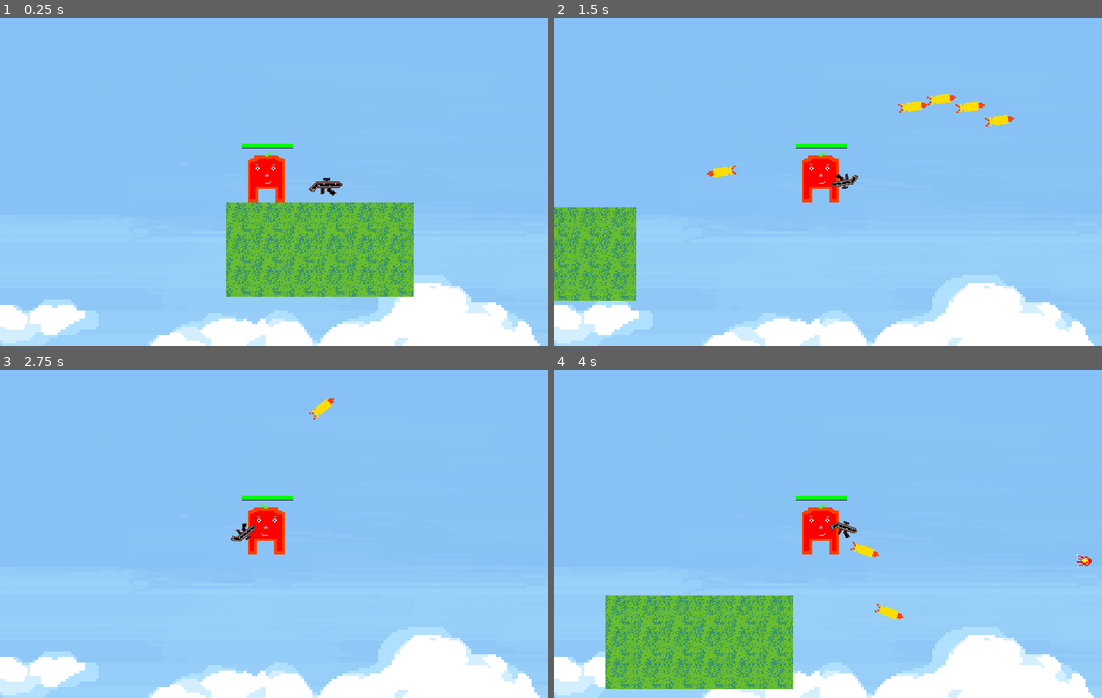
Above: before the commit, frames 1-4 (two rows, left to right).
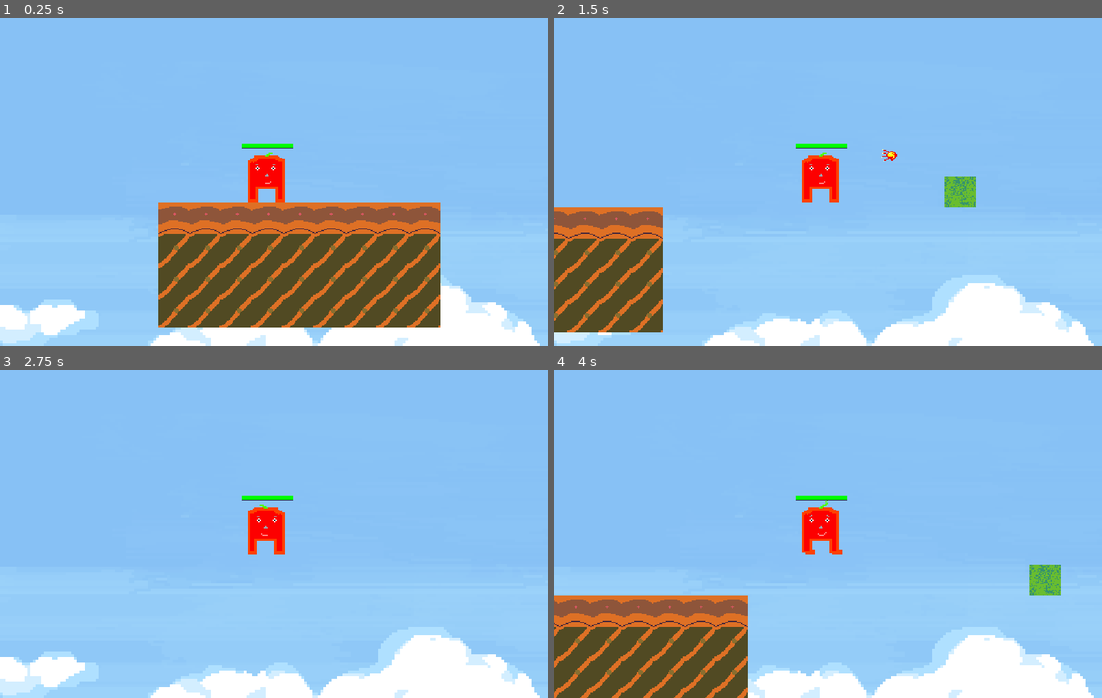
Above: after the commit, the same moments.

Repository: nicusor43/A-Tomato-s-Journey-to-Freedom
Game: Godot game, scene res://Scenes/Level2.tscn
The game is run twice, just before and just after one commit, with the same random seed, the same clock (stepped at 60 frames per second) and the same inputs. This scene is started directly instead of the project's main scene.
Inputs (mouse positions are in pixels of both pictures, inside the frame that each line leads up to):
- Up to frame 1 (0.25 s): no input
- Up to frame 2 (1.5 s): tap Enter at 0.5 s; move the mouse to (948, 165) at 0.52 s; hold Tab (ui_focus_next) 0.53-1.28 s; hold Right (ui_right) from 0.53 s (still down); tap Up (ui_up) at 0.77 s; move the mouse to (718, 198) at 1.27 s; tap Tab (ui_focus_next) at 1.35 s
- Up to frame 3 (2.75 s): tap Up (ui_up) at 1.52 s; move the mouse to (328, 461) at 2.02 s; release Right (ui_right) at 2.03 s; hold Left (ui_left) from 2.03 s (still down); hold Tab (ui_focus_next) from 2.03 s (still down)
- Up to frame 4 (4 s): move the mouse to (800, 599) at 2.77 s; release Left (ui_left) at 2.78 s; release Tab (ui_focus_next) at 2.78 s; hold Right (ui_right) from 2.78 s (still down); tap Tab (ui_focus_next) at 2.85 s; tap Up (ui_up) at 3.02, 3.77 s; move the mouse to (992, 583) at 3.52 s; hold Tab (ui_focus_next) from 3.53 s (still down)

The runs differ from the first frame. In frame 1, 20% of the frame differs, in the area x 28-81%, y 48-95%; in frame 2, 8.8%; in frame 3, 0.2%; in frame 4, 14%.

Commit message:
Optimize the projectiles

Diff:
--- a/Bullet.gd
+++ b/Bullet.gd
@@ -15,8 +15,14 @@
 func _physics_process(delta):
 	position += velocity * delta
 
+
 func _on_Bullet_body_entered(body):
 	if body.name != "Player":
 		if body.name == "ElKilla" or body.name == "Sickle":
 			body.take_damage()
 		queue_free()
+
+
+
+func _on_VisibilityNotifier2D_screen_exited():
+	queue_free()
--- a/Scenes/Bullet.tscn
+++ b/Scenes/Bullet.tscn
@@ -16,4 +16,7 @@
 [node name="CollisionShape2D" type="CollisionShape2D" parent="."]
 position = Vector2( -2, -1 )
 shape = SubResource( 1 )
+
+[node name="VisibilityNotifier2D" type="VisibilityNotifier2D" parent="."]
 [connection signal="body_entered" from="." to="." method="_on_Bullet_body_entered"]
+[connection signal="screen_exited" from="VisibilityNotifier2D" to="." method="_on_VisibilityNotifier2D_screen_exited"]
--- a/Scenes/Level2.tscn
+++ b/Scenes/Level2.tscn
@@ -20,7 +20,7 @@
 position = Vector2( 377, 197 )
 
 [node name="Player" parent="." instance=ExtResource( 1 )]
-position = Vector2( 2857, -296 )
+position = Vector2( -50, 5 )
 
 [node name="TileMap" type="TileMap" parent="."]
 position = Vector2( 0, -3 )
--- a/Scenes/Patru.tscn
+++ b/Scenes/Patru.tscn
@@ -22,4 +22,7 @@
 [node name="CollisionShape2D" type="CollisionShape2D" parent="."]
 position = Vector2( -0.686661, -0.209149 )
 shape = SubResource( 1 )
+
+[node name="VisibilityNotifier2D" type="VisibilityNotifier2D" parent="."]
 [connection signal="body_entered" from="." to="." method="_on_Patru_body_entered"]
+[connection signal="screen_exited" from="VisibilityNotifier2D" to="." method="_on_VisibilityNotifier2D_screen_exited"]
--- a/Scripts/Patru.gd
+++ b/Scripts/Patru.gd
@@ -19,3 +19,8 @@
 		if body.name == "Player":
 			body.take_damage()
 		queue_free()
+
+
+
+func _on_VisibilityNotifier2D_screen_exited():
+	queue_free()
--- a/project.godot
+++ b/project.godot
@@ -29,6 +29,16 @@
 window/stretch/mode="2d"
 window/stretch/aspect="keep"
 
+[input]
+
+ui_focus_next={
+"deadzone": 0.5,
+"events": [ Object(InputEventKey,"resource_local_to_scene":false,"resource_name":"","device":0,"alt":false,"shift":false,"control":false,"meta":false,"command":false,"pressed":false,"scancode":16777218,"unicode":0,"echo":false,"script":null)
+, Object(InputEventKey,"resource_local_to_scene":false,"resource_name":"","device":0,"alt":false,"shift":false,"control":false,"meta":false,"command":false,"pressed":false,"scancode":32,"unicode":0,"echo":false,"script":null)
+, Object(InputEventMouseButton,"resource_local_to_scene":false,"resource_name":"","device":0,"alt":false,"shift":false,"control":false,"meta":false,"command":false,"button_mask":0,"position":Vector2( 0, 0 ),"global_position":Vector2( 0, 0 ),"factor":1.0,"button_index":1,"pressed":false,"doubleclick":false,"script":null)
+ ]
+}
+
 [rendering]
 
 vram_compression/import_etc=true
